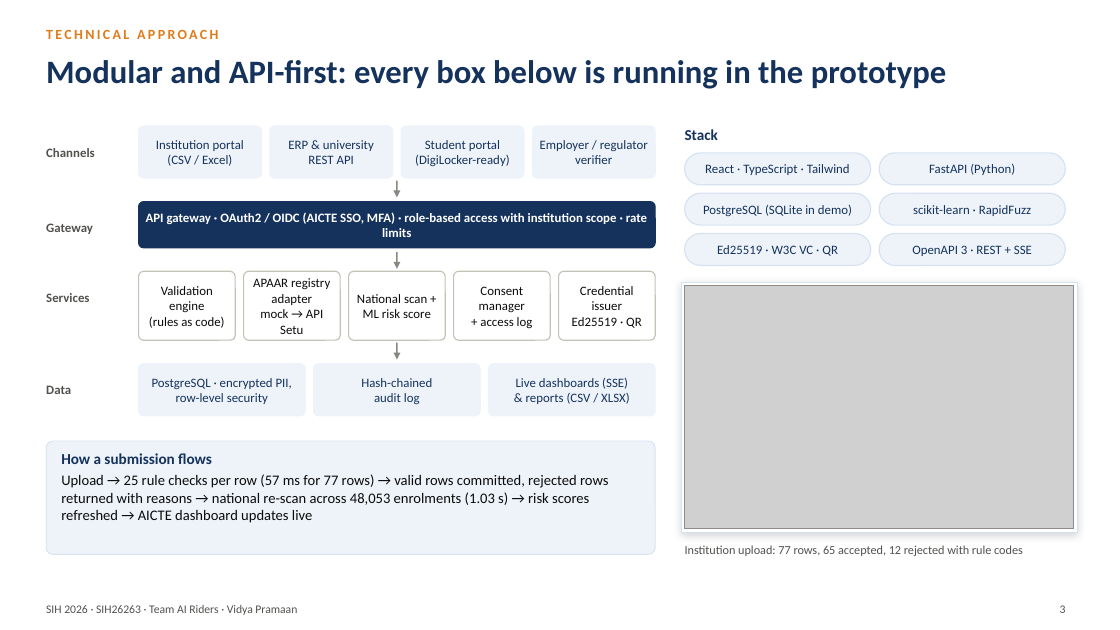
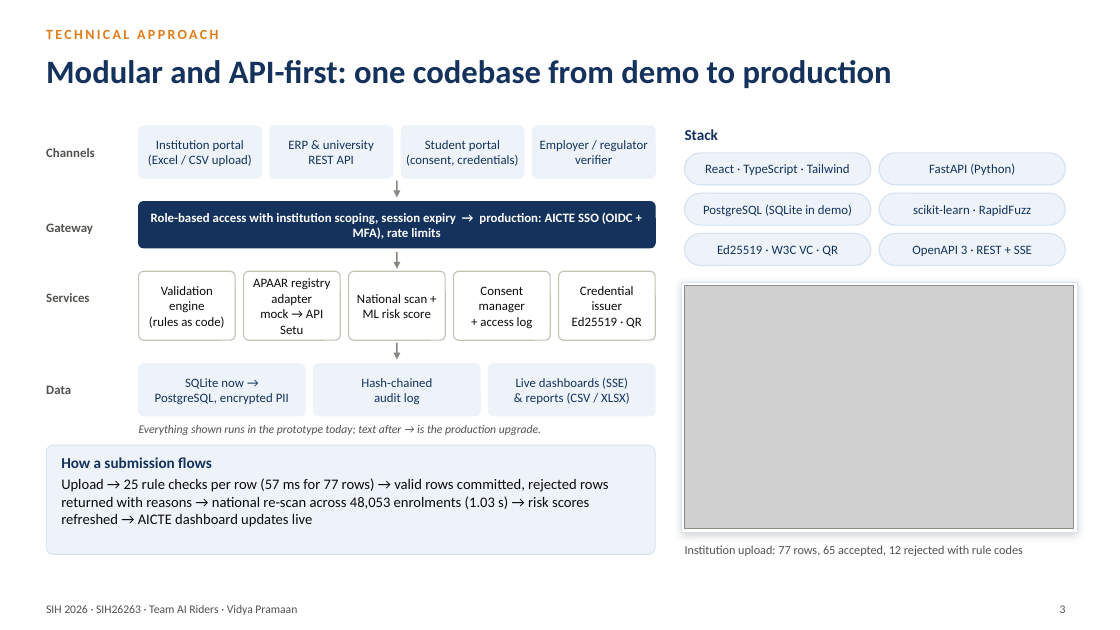
Before and after one commit to Pulkitkh/VidyaPramaan, a slide deck: slide 3 of ppt/SIH26263_AI_Riders_Idea.pptx. Drawn at 1120x630 pixels with LibreOffice and Linux fonts; fonts in the diff are those of the drawing; grey boxes stand for pictures. Boxes give left, top, right and bottom in pixels: in the first picture for what was removed or moved away, otherwise in the second. Text is boxed around its words. In the diff, an @@ line names an element or a change of style, - is before the commit and + after.

Commit message:
Add browser walkthrough test, correct deck claims, refresh screenshots
The walkthrough resets the demo and drives every role through the browser,
failing on console errors. Slide 3 now separates what runs in the
prototype from production upgrades, and the README lists what is not
built yet.

```diff
--- a/ppt/SIH26263_AI_Riders_Idea.pptx
+++ b/ppt/SIH26263_AI_Riders_Idea.pptx
@@ title at [46, 60, 892, 88]: text changed @@
-Modular and API-first: every box below is running in the prototype
+Modular and API-first: one codebase from demo to production
@@ text at [148, 155, 252, 166]: text changed @@
-(CSV / Excel)
+(Excel / CSV upload)
@@ text at [406, 155, 518, 166]: text changed @@
-(DigiLocker-ready)
+(consent, credentials)
@@ text at [151, 212, 633, 239]: text changed @@
-API gateway · OAuth2 / OIDC (AICTE SSO, MFA) · role-based access with institution scope · rate limits
+Role-based access with institution scoping, session expiry → production: AICTE SSO (OIDC + MFA), rate limits
@@ text at [155, 378, 289, 404]: text changed @@
-PostgreSQL · encrypted PII,
-row-level security
+SQLite now →
+PostgreSQL, encrypted PII
@@ rounded rectangle: place and size @@
-rounded rectangle at [46, 441, 655, 555]
+rounded rectangle at [46, 445, 655, 555]
@@ rounded rectangle at [46, 445, 655, 555]: proportions changed @@
@@ text added at [139, 425, 541, 435], 10 pt, text #52514E, italic @@
+Everything shown runs in the prototype today; text after → is the production upgrade.
@@ text "How a submission flows": place and size @@
-text "How a submission flows" at [61, 453, 608, 523]
+text "How a submission flows" at [61, 457, 608, 527]
```
Also in this commit, not shown: 1 other slide changed, 22 other files.
